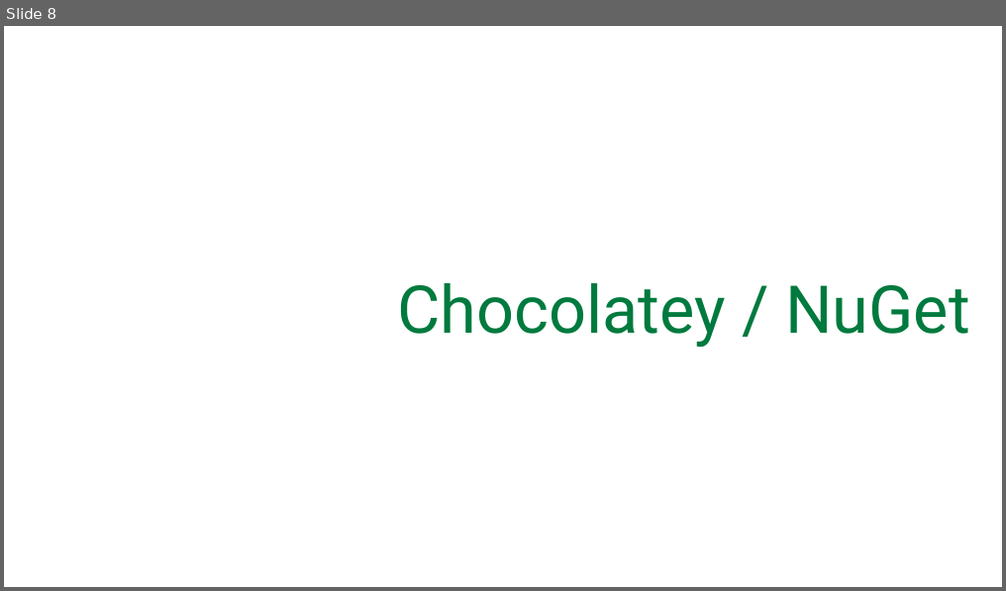
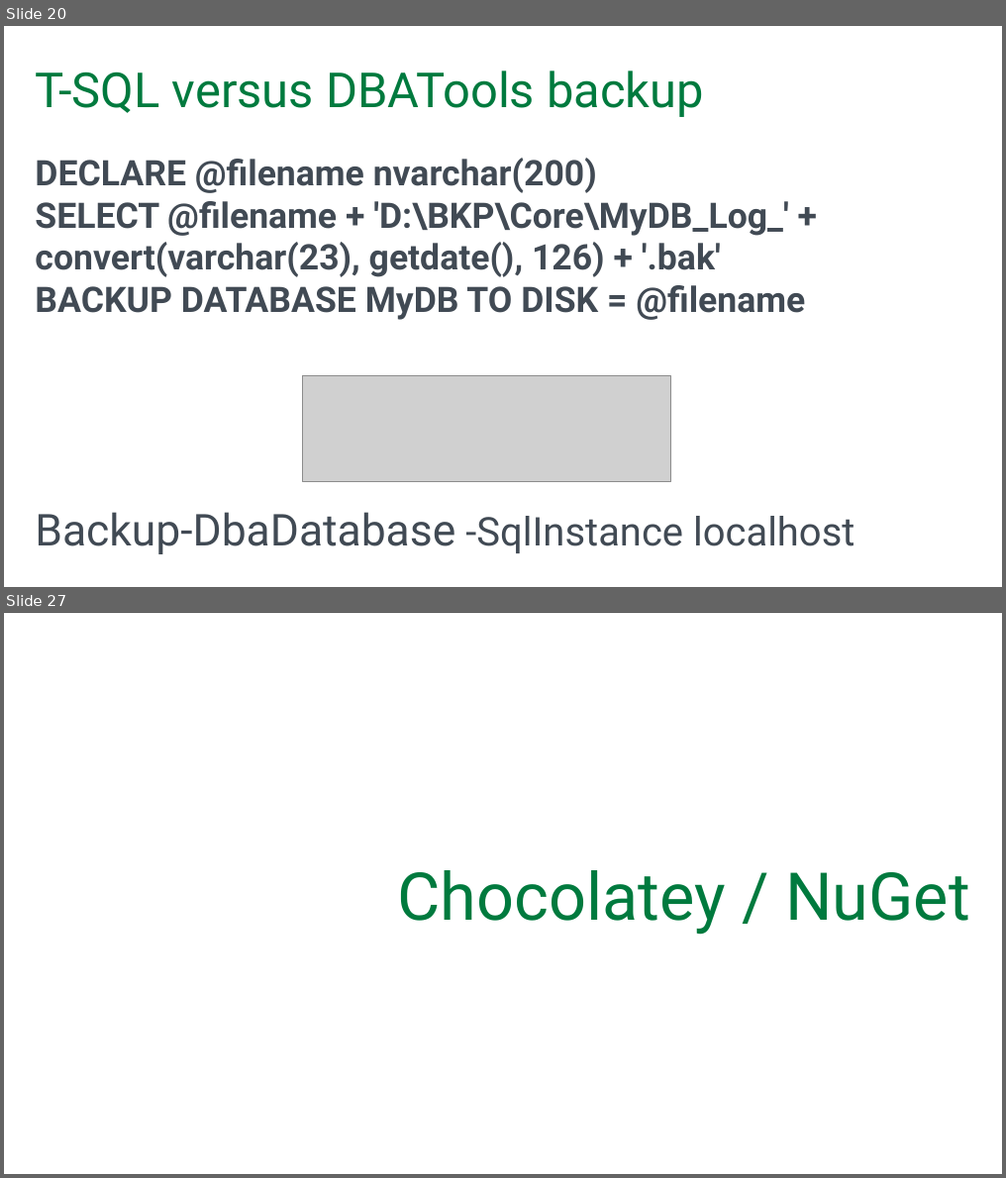
Before and after one commit to SQLPioneer/Presentations, a slide deck: Automation/EnvironmentAutomation.pptx. Shown one above the other, each under a label of ours: slide 8 before the commit, slides 20 and 27 after it; the slides between them are not shown. The pictures are 1006x591 and 1006x1178 pixels, drawn with LibreOffice and Linux fonts; fonts in the diff are those of the drawing; grey boxes stand for pictures; background and template pictures are left out. Boxes give left, top, right and bottom in pixels: in the first picture for what was removed or moved away, otherwise in the second. Text is boxed around its words. In the diff, an @@ line names an element or a change of style, - is before the commit and + after.

```diff
--- a/Automation/EnvironmentAutomation.pptx
+++ b/Automation/EnvironmentAutomation.pptx
@@ slide 20 added at box(4, 26, 1002, 587), background #FFFFFF @@
@@ title added at box(36, 71, 704, 117), 44 pt, text #007A3E @@
+T-SQL versus DBATools backup
@@ text added at box(35, 158, 805, 320), 32 pt, text #414A54, bold @@
+DECLARE @filename nvarchar(200)
+SELECT @filename + 'D:\BKP\Core\MyDB_Log_' + convert(varchar(23), getdate(), 126) + '.bak'
+BACKUP DATABASE MyDB TO DISK = @filename
@@ picture added at box(302, 376, 670, 482) @@
@@ text added at box(35, 512, 854, 555), 36 pt, text #414A54 @@
+Backup-DbaDatabase -SqlInstance localhost
@@ what was slide 8 is now slide 27 @@
```
Also in this commit, not shown: 3 slides changed, 20 other slides added.
